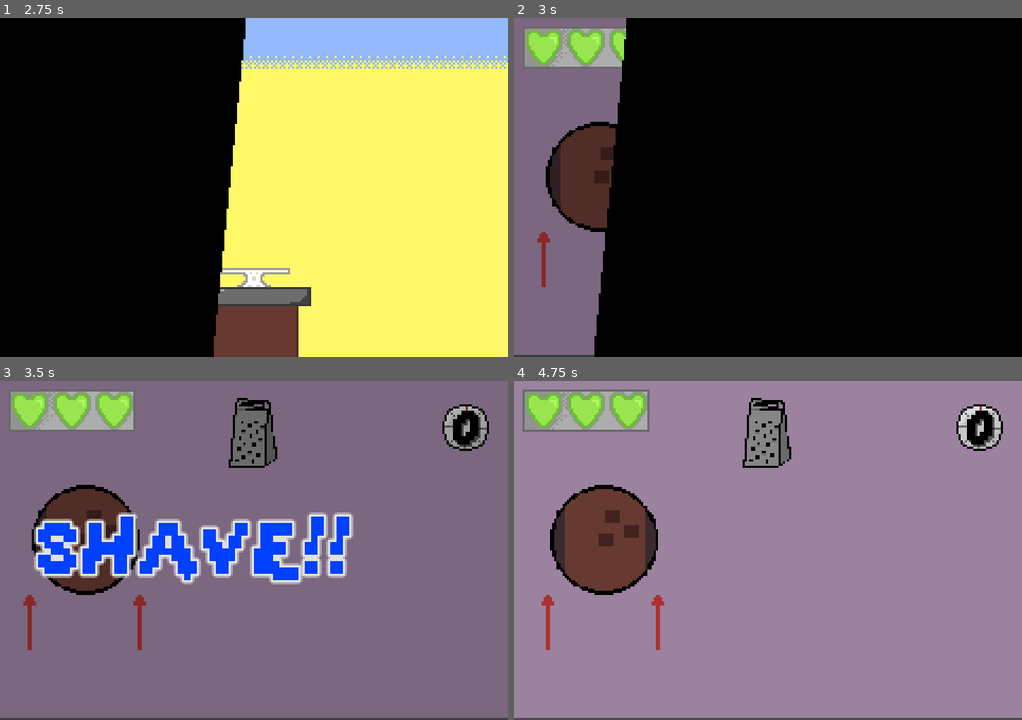
Above: before the commit, frames 1-4 (two rows, left to right).
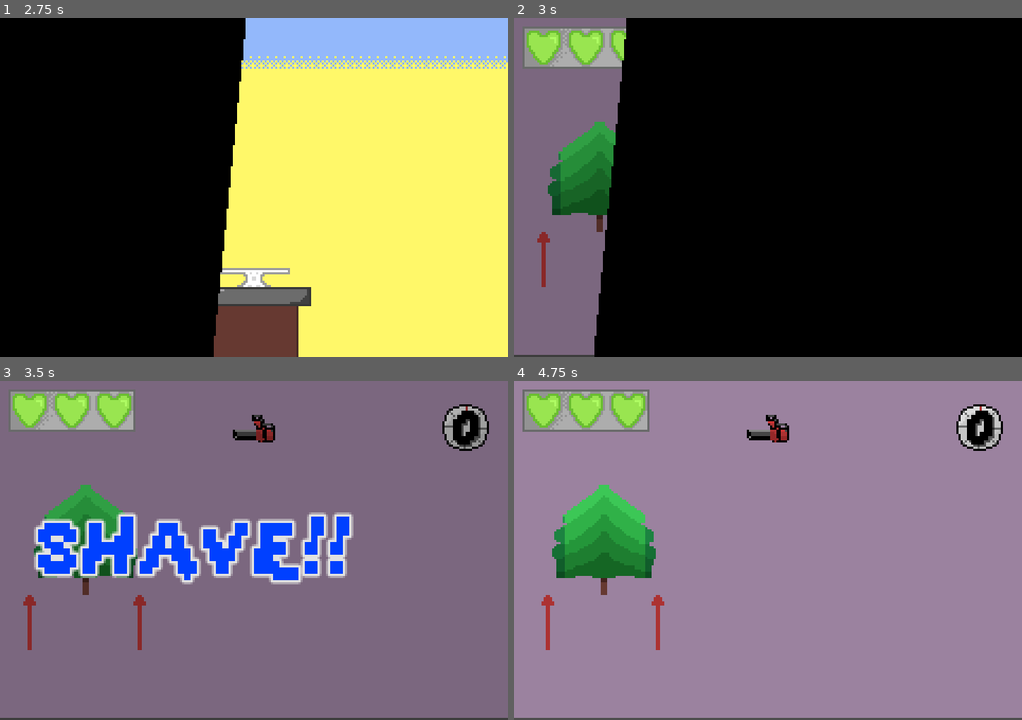
Above: after the commit, the same moments.

Repository: emmetl913/GMTK2024
Game: Godot game, scene res://menus/MainMenu.tscn
Same seed, same stepped clock (60 frames per second), same inputs: the game is played once before the commit and once after it. The engine's default icon, where the game draws it, is replaced by a stand-in: a white triangle on a blue panel in a dark square.
Inputs (mouse positions are in pixels of both pictures, inside the frame that each line leads up to):
- Up to frame 1 (2.75 s): click (137, 190) at 0.5 s; tap Enter at 1.25 s; move the mouse to (365, 170) at 1.27 s; hold D (D) 1.28-2.03 s; tap S (S) at 1.55, 2.1 s; tap Space at 2 s; move the mouse to (152, 204) at 2.02 s; tap W (W) at 2.3 s
- Up to frame 2 (3 s): move the mouse to (818, 112) at 2.77 s; hold W (W) from 2.78 s (still down)
- Up to frame 3 (3.5 s): keep holding W (W); tap D (D) at 3.05 s
- Up to frame 4 (4.75 s): move the mouse to (742, 618) at 3.52 s; release W (W) at 3.53 s; tap A (A) at 3.6 s; tap S (S) at 3.8 s; move the mouse to (920, 601) at 4.27 s; hold D (D) from 4.28 s (still down); tap W (W) at 4.55 s

Frame 1 is identical in both runs. In frame 2, 3.4% of the frame differs, in the area x 6-20%, y 30-64%; in frame 3, 3.7%; in frame 4, 7.0%, in the area x 7-55%, y 5-64%.

Commit message:
helicopter cracking and shaving tree

Diff:
--- a/games/CleaningGame/CleaningGame.tscn
+++ b/games/CleaningGame/CleaningGame.tscn
@@ -3,7 +3,7 @@
 [ext_resource type="PackedScene" uid="uid://b6k0ikqk32nsh" path="res://games/CleaningGame/Trash.tscn" id="1_a2scu"]
 [ext_resource type="Script" path="res://games/CleaningGame/CleaningGame.gd" id="1_xlvcd"]
 [ext_resource type="Texture2D" uid="uid://cggeljklmrqkg" path="res://assets/sprites/plate.png" id="2_msf8c"]
-[ext_resource type="Texture2D" uid="uid://c65hf5vuw1pp8" path="res://assets/sprites/mouse_tracker.png" id="3_i84kp"]
+[ext_resource type="Texture2D" uid="uid://c2kvv23u2rdbq" path="res://assets/sprites/rag.png" id="4_642l1"]
 
 [sub_resource type="RectangleShape2D" id="RectangleShape2D_pwh6a"]
 size = Vector2(114, 113)
@@ -62,10 +62,11 @@
 
 [node name="CharacterBody2D" type="CharacterBody2D" parent="." groups=["cursor"]]
 position = Vector2(-84, -50)
+scale = Vector2(0.5, 0.5)
 collision_layer = 2
 
 [node name="Sprite2D" type="Sprite2D" parent="CharacterBody2D"]
-texture = ExtResource("3_i84kp")
+texture = ExtResource("4_642l1")
 
 [node name="CollisionShape2D" type="CollisionShape2D" parent="CharacterBody2D"]
 shape = SubResource("CircleShape2D_5unxk")
--- a/games/CrackingGame/CrackingGame.gd
+++ b/games/CrackingGame/CrackingGame.gd
@@ -19,6 +19,7 @@
 	directionMessage = "CRACK!!"
 	if randi_range(0,100) == 99:
 		$ColorRect.texture = load("res://assets/sprites/walta.png")
+	GlobalVars.game_stage = 1
 	setupSprites()
 	$EggStuff/Path2D/PathFollow2D/Sprite2D.texture = sprites[0]
 	first_cracks = randi_range(1,3)
@@ -32,6 +33,10 @@
 		sprites.append(load("res://assets/sprites/egg_whole.png"))
 		sprites.append(load("res://assets/sprites/egg_crackedalil.png"))
 		sprites.append(load("res://assets/sprites/egg_cracked.png"))
+	elif GlobalVars.game_stage == 1:
+		sprites.append(load("res://assets/sprites/helicopter1.png"))
+		sprites.append(load("res://assets/sprites/helicopter2.png"))
+		sprites.append(load("res://assets/sprites/helicopter3.png"))
 
 func _input(event):
 	if event.is_action_pressed("LMB"):
--- a/games/ShavingGame/ShavingGame.gd
+++ b/games/ShavingGame/ShavingGame.gd
@@ -23,7 +23,8 @@
 func _ready():
 	#GameSetup
 	timers = [5, 4, 3, 2]
-	#setupSprites()
+	GlobalVars.game_stage = 1
+	setupSprites()
 	directionMessage = "SHAVE!!"
 	if randi_range(1,2) == 1:
 		num_to_shave = 2
@@ -31,13 +32,21 @@
 
 func setupSprites():
 	if GlobalVars.game_stage == 0:
-		sprites.append(load("res://assets/sprites/coconut.png"))
+		sprites.append(load("res://assets/sprites/coconutNoSides.png"))
+		sprites.append(load("res://assets/sprites/CoconutSide.png"))
 		sprites.append(load("res://assets/sprites/red_arrow.png"))
 		sprites.append(load("res://assets/sprites/grater.png"))
+	elif GlobalVars.game_stage == 1:
+		sprites.append(load("res://assets/sprites/treenosides.png"))
+		sprites.append(load("res://assets/sprites/treeside.png"))
+		sprites.append(load("res://assets/sprites/red_arrow.png"))
+		sprites.append(load("res://assets/sprites/chainsaw.png"))
 	$Shaveables/Sprite2D.texture = sprites[0]
+	$Shaveables/Sprite2D/Sprite2D.texture = sprites[2]
+	$Shaveables/Sprite2D/Sprite2D2.texture = sprites[2]
 	$Shaveables/Sprite2D2.texture = sprites[1]
 	$Shaveables/Sprite2D3.texture = sprites[1]
-	$Shaver.texture = sprites[2]
+	$Shaver.texture = sprites[3]
 	#$Shaveables/Sprite2D3.texture = sprites[1]
 
 
--- a/games/WipingGame/WipingGame.tscn
+++ b/games/WipingGame/WipingGame.tscn
@@ -1,10 +1,11 @@
-[gd_scene load_steps=6 format=3 uid="uid://eeqvrbatj6qs"]
+[gd_scene load_steps=7 format=3 uid="uid://eeqvrbatj6qs"]
 
 [ext_resource type="Script" path="res://games/WipingGame/WipingGame.gd" id="1_3f400"]
 [ext_resource type="PackedScene" uid="uid://btwduanygnii8" path="res://Utilities/CrosshairSpriteArea.tscn" id="2_g2lag"]
 [ext_resource type="Texture2D" uid="uid://cggeljklmrqkg" path="res://assets/sprites/plate.png" id="2_iupkl"]
 [ext_resource type="Texture2D" uid="uid://r8gr748k5isu" path="res://assets/sprites/dirt1.png" id="3_j70br"]
 [ext_resource type="AudioStream" uid="uid://cm2vwmdc3gna5" path="res://assets/sfx/rubbingSFX.wav" id="4_7iw0v"]
+[ext_resource type="Texture2D" uid="uid://hmaihq5rdhcy" path="res://assets/sprites/sponge.png" id="5_tydj2"]
 
 [node name="WipingGame" type="Node2D"]
 script = ExtResource("1_3f400")
@@ -30,6 +31,7 @@
 
 [node name="Cursor" parent="." instance=ExtResource("2_g2lag")]
 scale = Vector2(0.5, 0.5)
+texture = ExtResource("5_tydj2")
 
 [node name="rubbingSFX" type="AudioStreamPlayer" parent="."]
 stream = ExtResource("4_7iw0v")
Binary file added: assets/sprites/chainsaw.png
Not shown, added: assets/sprites/chainsaw.png.import
Binary file added: assets/sprites/helicopter1.png
Not shown, added: assets/sprites/helicopter1.png.import
Binary file added: assets/sprites/helicopter2.png
Not shown, added: assets/sprites/helicopter2.png.import
Binary file added: assets/sprites/helicopter3.png
Not shown, added: assets/sprites/helicopter3.png.import
Binary file added: assets/sprites/helicoptersheet.png
Not shown, added: assets/sprites/helicoptersheet.png.import
Binary file added: assets/sprites/sponge.png
Not shown, added: assets/sprites/sponge.png.import
(and 4 more such lines)
